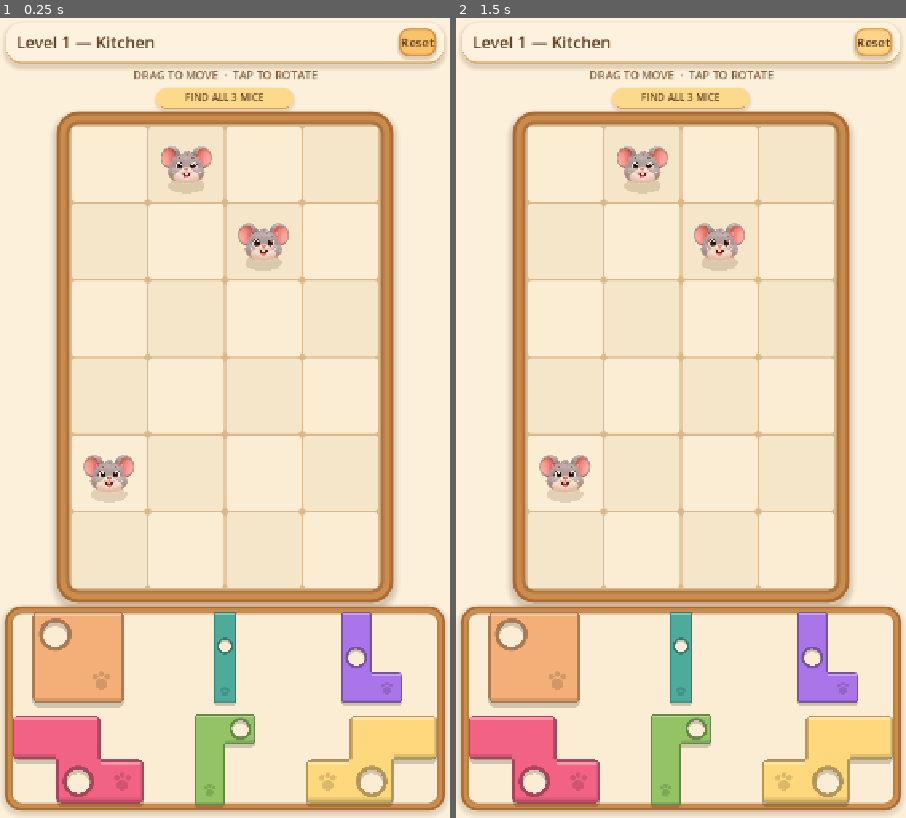
Above: before the commit, frames 1-2 (left to right).
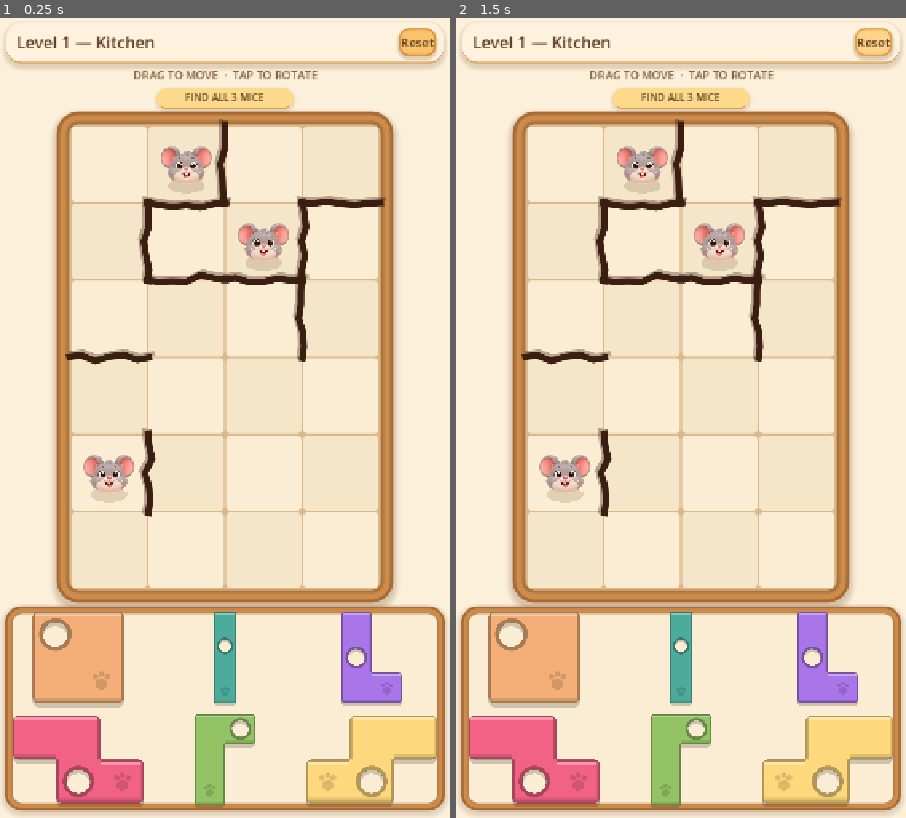
Above: after the commit, the same moments.

Repository: y-xin12/Mouse-Hunter
Game: Godot game, scene res://scenes/main.tscn
The game is run twice, just before and just after one commit, with the same random seed, the same clock (stepped at 60 frames per second) and the same inputs.
Inputs (mouse positions are in pixels of both pictures, inside the frame that each line leads up to):
- Up to frame 1 (0.25 s): no input
- Up to frame 2 (1.5 s): tap Enter at 0.5 s; move the mouse to (780, 378) at 0.52 s; tap R at 0.6 s; click (780, 378) at 0.67 s; click "Reset" at 1.25 s

The runs differ from the first frame. In frame 1, 2.2% of the frame differs, in the area x 14-86%, y 12-63%; in frame 2, 2.2%.

Commit message:
Walls added to new UI

Diff:
--- a/data/levels/level_001.tres
+++ b/data/levels/level_001.tres
@@ -13,4 +13,5 @@
 id = "kitchen_001"
 room = "kitchen"
 mice = Array[Vector2i]([Vector2i(0, 4), Vector2i(1, 0), Vector2i(2, 1)])
+walls = Array[Vector2i]([Vector2i(1, 0), Vector2i(2, 0), Vector2i(1, 0), Vector2i(1, 1), Vector2i(2, 1), Vector2i(3, 1), Vector2i(2, 1), Vector2i(2, 2), Vector2i(0, 4), Vector2i(1, 4), Vector2i(3, 0), Vector2i(3, 1), Vector2i(0, 1), Vector2i(1, 1), Vector2i(1, 1), Vector2i(1, 2), Vector2i(0, 2), Vector2i(0, 3), Vector2i(2, 2), Vector2i(3, 2)])
 pieces = [ExtResource("2_square"), ExtResource("3_plank"), ExtResource("4_corner"), ExtResource("5_step"), ExtResource("6_hook"), ExtResource("7_skew")]
--- a/data/levels/level_002.tres
+++ b/data/levels/level_002.tres
@@ -14,4 +14,5 @@
 room = "living_room"
 board_size = Vector2i(4, 6)
 mice = Array[Vector2i]([Vector2i(0, 4), Vector2i(1, 0), Vector2i(2, 1), Vector2i(2, 5), Vector2i(3, 2)])
+walls = Array[Vector2i]([Vector2i(1, 0), Vector2i(2, 0), Vector2i(1, 0), Vector2i(1, 1), Vector2i(2, 1), Vector2i(3, 1), Vector2i(2, 1), Vector2i(2, 2), Vector2i(2, 2), Vector2i(3, 2), Vector2i(0, 4), Vector2i(1, 4), Vector2i(1, 5), Vector2i(2, 5), Vector2i(1, 4), Vector2i(1, 5)])
 pieces = [ExtResource("2_square"), ExtResource("3_plank"), ExtResource("4_corner"), ExtResource("5_step"), ExtResource("6_hook"), ExtResource("7_skew")]
--- a/data/levels/level_003.tres
+++ b/data/levels/level_003.tres
@@ -14,4 +14,5 @@
 room = "bedroom"
 board_size = Vector2i(4, 6)
 mice = Array[Vector2i]([Vector2i(0, 2), Vector2i(1, 1), Vector2i(1, 2), Vector2i(1, 5), Vector2i(2, 5), Vector2i(3, 1)])
+walls = Array[Vector2i]([Vector2i(1, 1), Vector2i(1, 2), Vector2i(0, 2), Vector2i(1, 2), Vector2i(1, 5), Vector2i(2, 5), Vector2i(0, 1), Vector2i(1, 1), Vector2i(2, 4), Vector2i(2, 5), Vector2i(2, 1), Vector2i(3, 1)])
 pieces = [ExtResource("2_square"), ExtResource("3_plank"), ExtResource("4_corner"), ExtResource("5_step"), ExtResource("6_hook"), ExtResource("7_skew")]
--- a/data/levels/level_004.tres
+++ b/data/levels/level_004.tres
@@ -14,4 +14,5 @@
 room = "bathroom"
 board_size = Vector2i(4, 6)
 mice = Array[Vector2i]([Vector2i(0, 2), Vector2i(1, 0), Vector2i(2, 5), Vector2i(3, 1)])
+walls = Array[Vector2i]([Vector2i(1, 0), Vector2i(2, 0), Vector2i(2, 1), Vector2i(3, 1), Vector2i(0, 2), Vector2i(1, 2), Vector2i(2, 4), Vector2i(2, 5)])
 pieces = [ExtResource("2_square"), ExtResource("3_plank"), ExtResource("4_corner"), ExtResource("5_step"), ExtResource("6_hook"), ExtResource("7_skew")]
--- a/data/levels/level_005.tres
+++ b/data/levels/level_005.tres
@@ -14,4 +14,5 @@
 room = "attic"
 board_size = Vector2i(4, 6)
 mice = Array[Vector2i]([Vector2i(0, 4), Vector2i(1, 0), Vector2i(1, 2), Vector2i(2, 0), Vector2i(2, 4), Vector2i(3, 3)])
+walls = Array[Vector2i]([Vector2i(1, 0), Vector2i(2, 0), Vector2i(1, 0), Vector2i(1, 1)])
 pieces = [ExtResource("2_square"), ExtResource("3_plank"), ExtResource("4_corner"), ExtResource("5_step"), ExtResource("6_hook"), ExtResource("7_skew")]
--- a/scripts/board_controller.gd
+++ b/scripts/board_controller.gd
@@ -1,8 +1,10 @@
 class_name BoardController
 extends Node2D
 ## Presentation of the puzzle board: a rounded wooden frame, cream floor
-## tiles, texture-based hidden mice and the drag preview overlay. Also owns
-## board-space <-> world-space conversion for the current layout.
+## tiles, wall hints, texture-based hidden mice and the drag preview
+## overlay. Also owns board-space <-> world-space conversion for the
+## current layout. Walls are short rough outlines on cell edges; no piece
+## may be placed across them.
 ##
 ## Mice are drawn by this node so they always render BELOW the pieces (the
 ## Pieces node is later in the scene tree) and only show through a piece's
@@ -29,12 +31,18 @@
 const FLOOR := Color(0.86, 0.72, 0.54)
 const TILE_LIGHT := Color(0.985, 0.93, 0.83)
 const TILE_ALT := Color(0.965, 0.90, 0.79)
+## Wall hint strokes: dark outline brown sampled from the mouse icon art
+## (assets/Mice/mouse.png, #3A1E11) so hints match the icon palette.
+const WALL_COLOR := Color(0.227, 0.118, 0.067)
 const PREVIEW_OK := Color(0.35, 0.80, 0.40, 0.50)
 const PREVIEW_BAD := Color(0.90, 0.30, 0.25, 0.50)
 const PREVIEW_HOLE := Color(1, 1, 1, 0.8)
 
 var board_size := Vector2i(4, 6)
 var mice: Array[Vector2i] = []
+## Flat pairs of adjacent cells (a1, b1, a2, b2, ...); the edge shared by
+## each pair is walled and no piece may be placed across it.
+var walls: Array[Vector2i] = []
 var cell_px := 128.0
 ## World position of board cell (0, 0).
 var board_origin := Vector2.ZERO
@@ -48,9 +56,11 @@
 var _mouse_texture_checked := false
 
 
-func setup(size: Vector2i, level_mice: Array[Vector2i]) -> void:
+func setup(size: Vector2i, level_mice: Array[Vector2i],
+		level_walls: Array[Vector2i]) -> void:
 	board_size = size
 	mice = level_mice.duplicate()
+	walls = level_walls.duplicate()
 	preview_cells = []
 	preview_openings = []
 	queue_redraw()
@@ -105,6 +115,7 @@
 	_ensure_styles()
 	_draw_frame()
 	_draw_tiles()
+	_draw_walls()
 	_draw_mice()
 	_draw_preview()
 
@@ -154,6 +165,47 @@
 			_draw_box(r, shade, 7)
 
 
+func _draw_walls() -> void:
+	## Wall hints: short rough outlines on edges between cells.
+	for i in range(0, walls.size(), 2):
+		_draw_wall_edge(walls[i], walls[i + 1], i)
+
+
+func _draw_wall_edge(a: Vector2i, b: Vector2i, index: int) -> void:
+	## One short rough, hand-drawn-looking stroke across the edge shared by
+	## cells a and b. The jitter is hashed from the wall index so the
+	## outline stays stable between redraws instead of flickering.
+	var a_center := cell_to_world(a) + Vector2(cell_px, cell_px) * 0.5
+	var b_center := cell_to_world(b) + Vector2(cell_px, cell_px) * 0.5
+	var mid := (a_center + b_center) * 0.5
+	var run := (b_center - a_center).orthogonal().normalized()
+	var normal := run.orthogonal()
+	var start := mid - run * (cell_px * 0.55)
+	var end := mid + run * (cell_px * 0.55)
+	var pts := PackedVector2Array()
+	var steps := 6
+	for j in range(steps + 1):
+		var t := float(j) / float(steps)
+		var wobble := (_hash01(index, j) - 0.5) * 2.0
+		var taper := sin(t * PI)
+		pts.append(start.lerp(end, t)
+				+ normal * (wobble * taper * cell_px * 0.07))
+	draw_polyline(pts, WALL_COLOR, max(cell_px * 0.08, 2.0), true)
+	# A fainter offset pass gives it the rough sketched look.
+	for k in pts.size():
+		pts[k] = pts[k] + normal * (cell_px * 0.05) + run * (cell_px * 0.03)
+	draw_polyline(pts, Color(WALL_COLOR.r, WALL_COLOR.g, WALL_COLOR.b, 0.35),
+			max(cell_px * 0.05, 1.5), true)
+
+
+func _hash01(a: int, b: int) -> float:
+	## Deterministic pseudo-random value in [0, 1).
+	var h := (a * 73856093) ^ (b * 19349663)
+	h = (h ^ (h >> 13)) * 1274126177
+	h = h ^ (h >> 16)
+	return float(h & 0xFFFF) / 65536.0
+
+
 func _draw_preview() -> void:
 	if preview_cells.is_empty():
 		return
--- a/scripts/game_manager.gd
+++ b/scripts/game_manager.gd
@@ -33,6 +33,9 @@
 
 var board_scale := 1.0
 var tray_rect := Rect2()
+## Wall edges for the current level, as a PlacementValidator lookup built
+## from level.walls.
+var wall_edges := {}
 
 var dragging: PuzzlePiece = null
 var selected: PuzzlePiece = null
@@ -63,7 +66,8 @@
 	for p in pieces:
 		p.queue_free()
 	pieces.clear()
-	board.setup(level.board_size, level.mice)
+	board.setup(level.board_size, level.mice, level.walls)
+	wall_edges = PlacementValidator.walls_from_pairs(level.walls)
 	for def in level.pieces:
 		var pp: PuzzlePiece = PIECE_SCENE.instantiate()
 		pieces_root.add_child(pp)
@@ -241,7 +245,8 @@
 		# A placed piece may only rotate if it stays legal where it is.
 		var occupied := PlacementValidator.get_occupied_cells(pieces, piece)
 		if PlacementValidator.is_placement_legal(piece.definition,
-				new_orientation, piece.board_position, level.board_size, occupied):
+				new_orientation, piece.board_position, level.board_size, occupied,
+				wall_edges):
 			piece.set_orientation(new_orientation)
 			piece.global_position = board.cell_to_world(piece.board_position)
 	else:
@@ -252,7 +257,7 @@
 	var cell := board.world_to_cell_snapped(piece.global_position)
 	var occupied := PlacementValidator.get_occupied_cells(pieces, piece)
 	if PlacementValidator.is_placement_legal(piece.definition, piece.orientation,
-			cell, level.board_size, occupied):
+			cell, level.board_size, occupied, wall_edges):
 		piece.placed = true
 		piece.board_position = cell
 		piece.z_index = Z_PLACED
@@ -275,7 +280,7 @@
 			dragging.definition, dragging.orientation, cell)
 	var occupied := PlacementValidator.get_occupied_cells(pieces, dragging)
 	var legal := PlacementValidator.is_placement_legal(dragging.definition,
-			dragging.orientation, cell, level.board_size, occupied)
+			dragging.orientation, cell, level.board_size, occupied, wall_edges)
 	board.set_preview(world_cells, world_openings, legal)
 
 
--- a/scripts/level_definition.gd
+++ b/scripts/level_definition.gd
@@ -7,6 +7,12 @@
 @export var room: String = ""
 @export var board_size: Vector2i = Vector2i(4, 6)
 @export var mice: Array[Vector2i] = []
+## Wall hints: flat list of adjacent cell pairs (a1, b1, a2, b2, ...). The
+## edge shared by each pair is walled -- no single piece may cover both
+## cells. Walls never occupy cells and never change the board area or the
+## win condition; they only constrain placement, as a guideline for the
+## player.
+@export var walls: Array[Vector2i] = []
 ## Kept untyped on purpose: elements are PieceDefinition resources and an
 ## untyped Array serializes plainly in .tres files.
 @export var pieces: Array = []
--- a/scripts/placement_validator.gd
+++ b/scripts/placement_validator.gd
@@ -1,7 +1,8 @@
 class_name PlacementValidator
 extends RefCounted
-## Pure board-space placement rules: bounds, overlap, coverage and mouse
-## reveal checks. Deterministic cell math only -- no rendering, no scenes.
+## Pure board-space placement rules: bounds, overlap, walls, coverage and
+## mouse reveal checks. Deterministic cell math only -- no rendering, no
+## scenes.
 ## Mirrors tests/level_solver.py so solver-verified levels stay valid.
 
 const ROTATION_STEPS := 4
@@ -39,11 +40,54 @@
 	return true
 
 
+## Build the wall-edge lookup used by is_placement_legal. `pairs` is a flat
+## list of adjacent cells (a1, b1, a2, b2, ...): the edge shared by each
+## pair becomes a wall no single piece may cross.
+static func walls_from_pairs(pairs: Array) -> Dictionary:
+	var walls := {}
+	if pairs.size() % 2 != 0:
+		push_warning("PlacementValidator: odd wall pair list, last cell ignored")
+	var i := 0
+	while i + 1 < pairs.size():
+		walls[_edge_key(pairs[i], pairs[i + 1])] = true
+		i += 2
+	return walls
+
+
+## True when no two cells in `world_cells` are separated by a walled edge.
+static func crosses_no_wall(world_cells: Array[Vector2i],
+		walls: Dictionary) -> bool:
+	if walls.is_empty():
+		return true
+	var cell_set := {}
+	for c in world_cells:
+		cell_set[c] = true
+	for c in world_cells:
+		var right := c + Vector2i.RIGHT
+		var down := c + Vector2i.DOWN
+		if cell_set.has(right) and walls.has(_edge_key(c, right)):
+			return false
+		if cell_set.has(down) and walls.has(_edge_key(c, down)):
+			return false
+	return true
+
+
+## Canonical dictionary key for the edge shared by two adjacent cells.
+static func _edge_key(a: Vector2i, b: Vector2i) -> String:
+	var lo := a
+	var hi := b
+	if b.x < a.x or (b.x == a.x and b.y < a.y):
+		lo = b
+		hi = a
+	return "%d,%d|%d,%d" % [lo.x, lo.y, hi.x, hi.y]
+
+
 static func is_placement_legal(piece: PieceDefinition, orientation: int,
 		board_pos: Vector2i, board_size: Vector2i,
-		occupied: Dictionary) -> bool:
+		occupied: Dictionary, walls: Dictionary = {}) -> bool:
 	var wc := get_world_cells(piece, orientation, board_pos)
-	return is_in_bounds(wc, board_size) and has_no_overlap(wc, occupied)
+	return is_in_bounds(wc, board_size) and has_no_overlap(wc, occupied) \
+			and crosses_no_wall(wc, walls)
 
 
 ## Build a map of occupied board cells -> piece from every placed piece.
--- a/tests/smoke_test.gd
+++ b/tests/smoke_test.gd
@@ -58,15 +58,33 @@
 	_check(rotated.size() == 4 and rotated.has(Vector2i(0, 0))
 			and rotated.has(Vector2i(1, 1)), "square rotation keeps shape")
 
+	# --- Wall (edge) rules -----------------------------------------------
+	var test_walls := PlacementValidator.walls_from_pairs(
+			[Vector2i(0, 0), Vector2i(1, 0)])
+	var span_right: Array[Vector2i] = [Vector2i(0, 0), Vector2i(1, 0)]
+	var span_down: Array[Vector2i] = [Vector2i(0, 0), Vector2i(0, 1)]
+	_check(PlacementValidator.crosses_no_wall(span_down, test_walls),
+			"cells not crossing a wall pass")
+	_check(not PlacementValidator.crosses_no_wall(span_right, test_walls),
+			"cells crossing a wall are rejected")
+	_check(PlacementValidator.is_placement_legal(piece.definition, 0,
+			Vector2i(0, 0), Vector2i(4, 6), {}),
+			"square placement legal without walls")
+	_check(not PlacementValidator.is_placement_legal(piece.definition, 0,
+			Vector2i(0, 0), Vector2i(4, 6), {}, test_walls),
+			"square cannot be placed across a walled edge")
+
 	# --- Drag & drop via simulated input events ------------------------
-	_drag_to(piece, Vector2i(0, 0))
-	_check(piece.placed and piece.board_position == Vector2i(0, 0),
-			"drag placed square at (0, 0)")
-	_check(piece.global_position == gm.board.cell_to_world(Vector2i(0, 0)),
+	# (1, 2) is the square's spot in the level 1 reference tiling, so the
+	# placement stays legal with the level's wall hints active.
+	_drag_to(piece, Vector2i(1, 2))
+	_check(piece.placed and piece.board_position == Vector2i(1, 2),
+			"drag placed square at (1, 2)")
+	_check(piece.global_position == gm.board.cell_to_world(Vector2i(1, 2)),
 			"piece snapped to cell position")
 
 	var plank: PuzzlePiece = _find_piece("plank")
-	_drag_to(plank, Vector2i(0, 0))
+	_drag_to(plank, Vector2i(1, 2))
 	_check(not plank.placed, "overlapping drop rejected (plank over square)")
 
 	var hook: PuzzlePiece = _find_piece("hook")
@@ -82,12 +100,37 @@
 	# rotation is legal and must not send the piece back to the tray.
 	var square_orientation := piece.orientation
 	_tap(piece)
-	_check(piece.placed and piece.board_position == Vector2i(0, 0),
+	_check(piece.placed and piece.board_position == Vector2i(1, 2),
 			"tap keeps placed piece on the board")
 	_check(piece.orientation == posmod(square_orientation + 1, 4),
 			"tap rotates placed piece in place")
-	_check(piece.global_position == gm.board.cell_to_world(Vector2i(0, 0)),
+	_check(piece.global_position == gm.board.cell_to_world(Vector2i(1, 2)),
 			"tapped placed piece stays snapped to its cell")
+
+	# --- Walls block placement across them --------------------------------
+	# Walls are edges between cells; no piece may be placed across one.
+	# Find a level-1 wall whose lower cell still fits the 2x2 square.
+	var wall_a := Vector2i(-1, -1)
+	var wall_b := Vector2i(-1, -1)
+	for i in range(0, gm.level.walls.size(), 2):
+		var wa: Vector2i = gm.level.walls[i]
+		var wb: Vector2i = gm.level.walls[i + 1]
+		var lo := Vector2i(mini(wa.x, wb.x), mini(wa.y, wb.y))
+		if lo.x + 1 < gm.level.board_size.x \
+				and lo.y + 1 < gm.level.board_size.y:
+			wall_a = wa
+			wall_b = wb
+			break
+	_check(wall_a.x >= 0, "level 1 defines walls the square can span")
+	gm._reset_level()
+	var span_cell := Vector2i(mini(wall_a.x, wall_b.x),
+			mini(wall_a.y, wall_b.y))
+	_drag_to(piece, span_cell)
+	_check(not piece.placed, "drop spanning a walled edge is rejected")
+	gm.wall_edges = {}
+	_drag_to(piece, span_cell)
+	_check(piece.placed, "same drop is legal without walls")
+	gm.wall_edges = PlacementValidator.walls_from_pairs(gm.level.walls)
 
 	# --- Illegal rotation of a placed piece is blocked ------------------
 	gm._reset_level()
@@ -109,12 +152,27 @@
 	_check(corner.orientation == 0,
 			"tap does not rotate placed piece when illegal")
 
+	# --- Rotation that would cross a wall is blocked ---------------------
+	gm._reset_level()
+	var wall_plank: PuzzlePiece = _find_piece("plank")
+	wall_plank.placed = true
+	wall_plank.set_orientation(0)
+	wall_plank.board_position = Vector2i(0, 0)
+	gm._refresh_all_pieces()
+	gm.wall_edges = PlacementValidator.walls_from_pairs(
+			[Vector2i(0, 0), Vector2i(1, 0)])
+	gm._rotate_piece(wall_plank)
+	_check(wall_plank.orientation == 0,
+			"rotation blocked when it would cross a wall")
+	gm.wall_edges = PlacementValidator.walls_from_pairs(gm.level.walls)
+
 
 	# --- Win flow replaying the solver-verified solution ----------------
 	gm._reset_level()
 	var data: Dictionary = JSON.parse_string(
 			FileAccess.get_file_as_string(SOLUTIONS_PATH))
 	_check(not data.is_empty(), "solutions.json parsed")
+	_check_level_walls(data["levels"][0])
 	var lvl1: Dictionary = data["levels"][0]
 	_apply_solution(lvl1)
 	_verify_solution_cells(lvl1)
@@ -136,11 +194,13 @@
 	_check(gm.level.id == "living_room_002", "next level loaded")
 	_check(gm.level.mice.size() == 5, "level 2 has 5 mice")
 	_check(gm.level_label.text == "Level 2 — Living Room", "level 2 label")
+	_check_level_walls(data["levels"][1])
 	_apply_solution(data["levels"][1])
 	_check(gm.won, "win detected for level 2 solution")
 
 	gm._next_level()
 	_check(gm.level.id == "bedroom_003", "level 3 loaded")
+	_check_level_walls(data["levels"][2])
 	_apply_solution(data["levels"][2])
 	_check(gm.won, "win detected for level 3 solution")
 
@@ -148,6 +208,7 @@
 	gm._next_level()
 	_check(gm.level.id == "bathroom_004", "level 4 loaded")
 	_check(gm.level_label.text == "Level 4 — Bathroom", "level 4 label")
+	_check_level_walls(data["levels"][3])
 	var lvl4: Dictionary = data["levels"][3]
 	_apply_solution(lvl4)
 	_check(gm.won, "win detected for level 4 solution")
@@ -159,6 +220,7 @@
 	gm._next_level()
 	_check(gm.level.id == "attic_005", "level 5 loaded")
 	_check(gm.level.mice.size() == 6, "level 5 has 6 mice")
+	_check_level_walls(data["levels"][4])
 	var lvl5: Dictionary = data["levels"][4]
 	_apply_solution(lvl5)
 	_check(gm.won, "win detected for level 5 solution")
@@ -184,6 +246,20 @@
 		if p.definition.id == id:
 			return p
 	return null
+
+
+func _check_level_walls(lvl: Dictionary) -> void:
+	## The level file's wall hints must match the solver-designed walls.
+	var expected: Array = lvl.get("walls", [])
+	var level_walls: Array[Vector2i] = gm.level.walls
+	var walls_match: bool = level_walls.size() == expected.size()
+	if walls_match:
+		for i in expected.size():
+			var cell: Vector2i = level_walls[i]
+			if cell.x != int(expected[i][0]) or cell.y != int(expected[i][1]):
+				walls_match = false
+				break
+	_check(walls_match, "level walls match solver design for '%s'" % lvl["id"])
 
 
 func _piece_center(p: PuzzlePiece) -> Vector2:
--- a/tests/solutions.json
+++ b/tests/solutions.json
@@ -139,7 +139,89 @@
         "corner": 0,
         "step": 0
       },
-      "min_rotations_required": 0
+      "min_rotations_required": 0,
+      "walls": [
+        [
+          1,
+          0
+        ],
+        [
+          2,
+          0
+        ],
+        [
+          1,
+          0
+        ],
+        [
+          1,
+          1
+        ],
+        [
+          2,
+          1
+        ],
+        [
+          3,
+          1
+        ],
+        [
+          2,
+          1
+        ],
+        [
+          2,
+          2
+        ],
+        [
+          0,
+          4
+        ],
+        [
+          1,
+          4
+        ],
+        [
+          3,
+          0
+        ],
+        [
+          3,
+          1
+        ],
+        [
+          0,
+          1
+        ],
+        [
+          1,
+          1
+        ],
+        [
+          1,
+          1
+        ],
+        [
+          1,
+          2
+        ],
+        [
+          0,
+          2
+        ],
+        [
+          0,
+          3
+        ],
+        [
+          2,
+          2
+        ],
+        [
+          3,
+          2
+        ]
+      ]
     },
     {
       "id": "living_room_002",
@@ -284,7 +366,73 @@
         "corner": 0,
         "step": 0
       },
-      "min_rotations_required": 0
+      "min_rotations_required": 0,
+      "walls": [
+        [
+          1,
+          0
+        ],
+        [
+          2,
+          0
+        ],
+        [
+          1,
+          0
+        ],
+        [
+          1,
+          1
+        ],
+        [
+          2,
+          1
+        ],
+        [
+          3,
+          1
+        ],
+        [
+          2,
+          1
+        ],
+        [
+          2,
+          2
+        ],
+        [
+          2,
+          2
+        ],
+        [
+          3,
+          2
+        ],
+        [
+          0,
+          4
+        ],
+        [
+          1,
+          4
+        ],
+        [
+          1,
+          5
+        ],
+        [
+          2,
+          5
+        ],
+        [
+          1,
+          4
+        ],
+        [
+          1,
+          5
+        ]
+      ]
     },
     {
       "id": "bedroom_003",
@@ -433,7 +581,57 @@
         "hook": 2,
         "skew": 0
       },
-      "min_rotations_required": 2
+      "min_rotations_required": 2,
+      "walls": [
+        [
+          1,
+          1
+        ],
+        [
+          1,
+          2
+        ],
+        [
+          0,
+          2
+        ],
+        [
+          1,
+          2
+        ],
+        [
+          1,
+          5
+        ],
+        [
+          2,
+          5
+        ],
+        [
+          0,
+          1
+        ],
+        [
+          1,
+          1
+        ],
+        [
+          2,
+          4
+        ],
+        [
+          2,
+          5
+        ],
+        [
+          2,
+          1
+        ],
+        [
+          3,
+          1
+        ]
+      ]
     },
     {
       "id": "bathroom_004",
@@ -574,7 +772,41 @@
         "hook": 2,
         "skew": 0
       },
-      "min_rotations_required": 3
+      "min_rotations_required": 3,
+      "walls": [
+        [
+          1,
+          0
+        ],
+        [
+          2,
+          0
+        ],
+        [
+          2,
+          1
+        ],
+        [
+          3,
+          1
+        ],
+        [
+          0,
+          2
+        ],
+        [
+          1,
+          2
+        ],
+        [
+          2,
+          4
+        ],
+        [
+          2,
+          5
+        ]
+      ]
     },
     {
       "id": "attic_005",
@@ -723,7 +955,25 @@
         "corner": 0,
         "step": 2
       },
-      "min_rotations_required": 3
+      "min_rotations_required": 3,
+      "walls": [
+        [
+          1,
+          0
+        ],
+        [
+          2,
+          0
+        ],
+        [
+          1,
+          0
+        ],
+        [
+          1,
+          1
+        ]
+      ]
     }
   ]
 }
